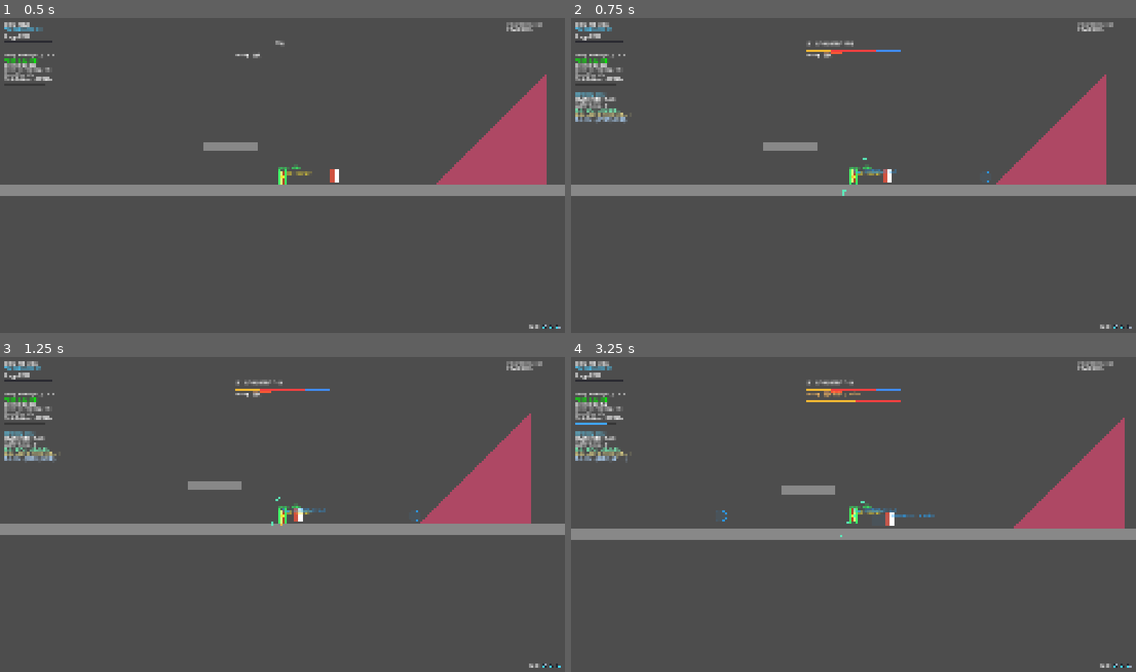
Above: before the commit, frames 1-4 (two rows, left to right).
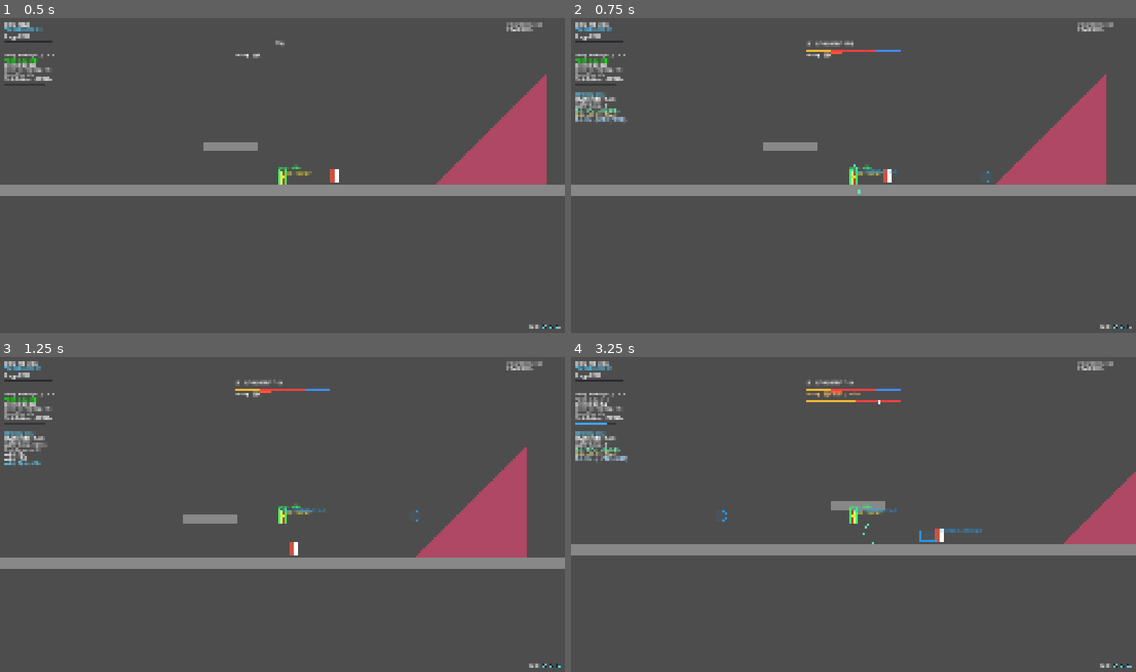
Above: after the commit, the same moments.

Repository: Guo3020/CombatLab
Game: Godot game, scene res://02_scenes/01_arena/main.tscn
Two runs of this game, one before a commit and one after it. Both use one fixed random seed, a clock stepped at 60 frames per second and the inputs below.
Inputs (mouse positions are in pixels of both pictures, inside the frame that each line leads up to):
- Up to frame 1 (0.5 s): no input
- Up to frame 2 (0.75 s): tap Enter at 0.5 s; move the mouse to (977, 159) at 0.52 s; hold D (move_right) from 0.53 s (still down); hold Right mouse button (dodge) from 0.53 s (still down); click (977, 159) at 0.67 s
- Up to frame 3 (1.25 s): keep holding D (move_right); keep holding Right mouse button (dodge); tap Up (jump) at 0.77 s
- Up to frame 4 (3.25 s): release D (move_right) at 1.25 s; release Right mouse button (dodge) at 1.25 s; drag from (740, 530) to (983, 514) at 1.27 s; move the mouse to (910, 445) at 2.02 s; hold A (move_left) 2.03-2.75 s; tap Delete at 2.1 s; drag from (825, 580) to (684, 467) at 2.77 s

Frame 1 is identical in both runs. In frame 2, 0.2% of the frame differs, in the area x 2-53%, y 29-57%; in frame 3, 11%; in frame 4, 12%, in the area x 0-100%, y 12-64%.

Commit message:
恢复文件

Diff:
--- a/02_scenes/01_arena/main.tscn
+++ b/02_scenes/01_arena/main.tscn
@@ -24,7 +24,6 @@
 [node name="main" type="Node2D" unique_id=2059337878]
 
 [node name="player1" parent="." unique_id=870416064 instance=ExtResource("4_mjur0")]
-visibility_layer = 4
 position = Vector2(635, 501)
 dash_action_data = ExtResource("2_73ffk")
 
@@ -34,12 +33,10 @@
 position = Vector2(930, 505)
 
 [node name="Ground" type="StaticBody2D" parent="." unique_id=527074117]
-collision_layer = 3
+collision_layer = 2
 collision_mask = 0
 
 [node name="CollisionShape2D" type="CollisionShape2D" parent="Ground" unique_id=960418572]
-light_mask = 0
-visibility_layer = 0
 position = Vector2(571, 560)
 scale = Vector2(4.040001, 1)
 shape = SubResource("RectangleShape2D_g1ohs")
@@ -51,8 +48,6 @@
 polygon = PackedVector2Array(0, 539, 0, 581, 1152, 580, 1152, 540)
 
 [node name="CollisionShape2D2" type="CollisionShape2D" parent="Ground" unique_id=1696965645]
-light_mask = 0
-visibility_layer = 0
 position = Vector2(400, 367.5)
 shape = SubResource("RectangleShape2D_r8brs")
 
@@ -63,8 +58,6 @@
 polygon = PackedVector2Array(0, 539, 0, 581, 1152, 580, 1152, 540)
 
 [node name="CollisionShape2D3" type="CollisionShape2D" parent="Ground" unique_id=1139051828]
-light_mask = 0
-visibility_layer = 0
 position = Vector2(1336, 543)
 shape = SubResource("ConvexPolygonShape2D_g1ohs")
 
--- a/04_resources/player1_action/sword_combo_01.tres
+++ b/04_resources/player1_action/sword_combo_01.tres
@@ -19,14 +19,16 @@
 
 [sub_resource type="Curve" id="Curve_4ikgc"]
 resource_name = "MovementTrack X Curve"
-_data = [Vector2(0, 3.508772), 0.0, 0.0, 0, 0, Vector2(0.328084, -36.842106), 0.0, 0.0, 0, 0, Vector2(1, 77.192986), 0.0, 0.0, 0, 0]
+_limits = [-1000.0, 1000.0, 0.0, 1.0]
+bake_resolution = 1000
+_data = [Vector2(0, 0), 0.0, 0.0, 0, 0, Vector2(0.5555556, 45.614037), 0.0, 0.0, 0, 0, Vector2(1, 35.08772), 0.0, 0.0, 0, 0]
 point_count = 3
 
 [sub_resource type="Curve" id="Curve_tehj2"]
 resource_name = "MovementTrack Y Curve"
 _limits = [-1000.0, 1000.0, 0.0, 1.0]
 bake_resolution = 1000
-_data = [Vector2(0, 0), 0.0, 0.0, 0, 0, Vector2(0.32978722, 89.47369), 0.0, 0.0, 0, 0, Vector2(0.69148934, -87.7193), 0.0, 0.0, 0, 0, Vector2(1, -84.210526), 0.0, 0.0, 0, 0]
+_data = [Vector2(0, 0), 0.0, 0.0, 0, 0, Vector2(0.27513227, -52.63158), 0.0, 0.0, 0, 0, Vector2(0.515873, 7.017544), 0.0, 0.0, 0, 0, Vector2(1, 100), 0.0, 0.0, 0, 0]
 point_count = 4
 
 [sub_resource type="Resource" id="Resource_pfusb"]
@@ -34,10 +36,9 @@
 movement_mode = 3
 stabilization_enabled = false
 stabilization_speed = 1000.0
-movement_track_duration = 0.8
+movement_track_duration = 0.5
 movement_track_x = SubResource("Curve_4ikgc")
 movement_track_y = SubResource("Curve_tehj2")
-movement_track_collision_strategy = 1
 metadata/_custom_type_script = "uid://dp5gttsshciy0"
 
 [resource]
Not shown, changed: addons/hitbox_editor/movement_track_editor_panel.gd
Not shown, changed: PROJECT_STATUS.md
